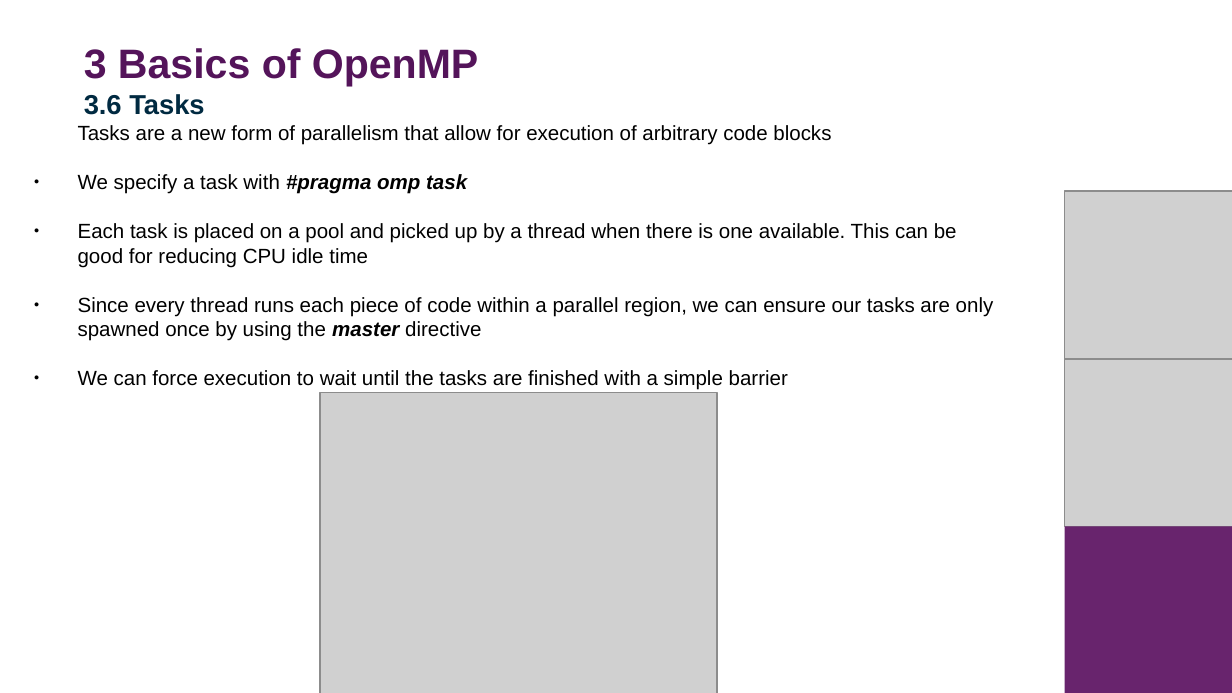
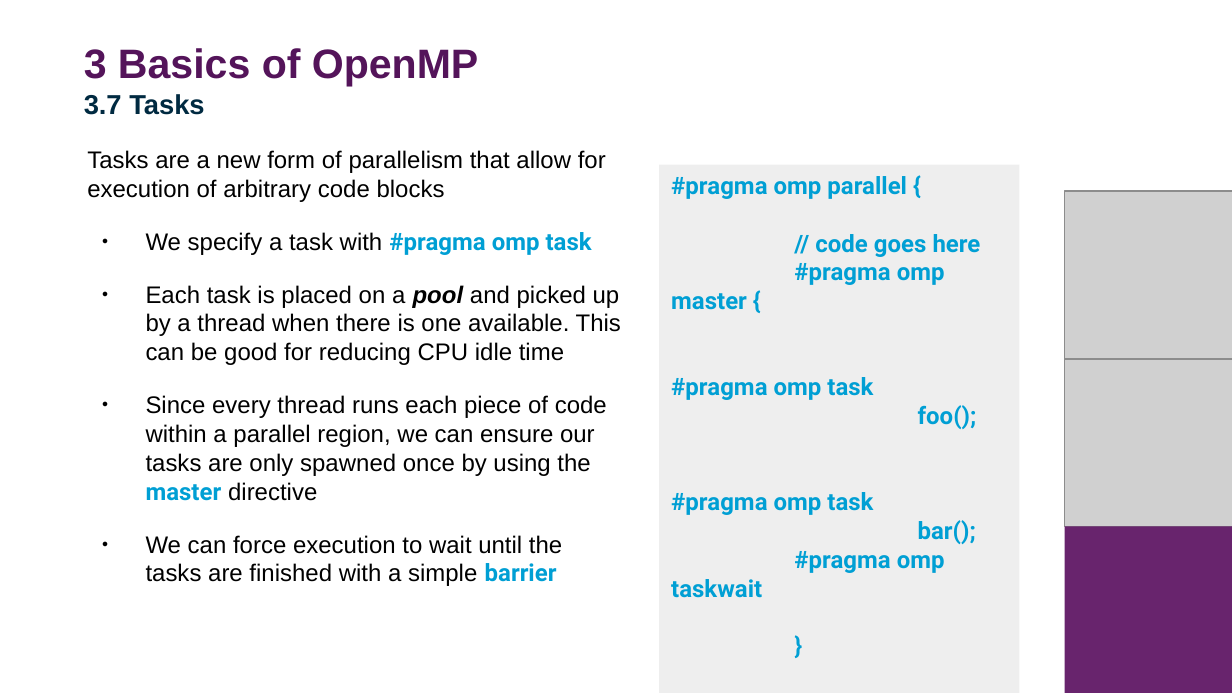
Before and after one commit to DurhamARC-Training/BasicParallelProgramming, a slide deck: slide 74 of OpenMPMPIShortCourse_Winter2025.odp (slide 72 before the commit). Drawn at 1232x693 pixels with LibreOffice and Linux fonts; fonts in the diff are those of the drawing; grey boxes stand for pictures; background and template pictures are left out. Boxes give left, top, right and bottom in pixels: in the first picture for what was removed or moved away, otherwise in the second. Text is boxed around its words. In the diff, an @@ line names an element or a change of style, - is before the commit and + after.

Commit message:
finishing scheduling example and OpenMP slides

```diff
--- a/OpenMPMPIShortCourse_Winter2025.odp
+++ b/OpenMPMPIShortCourse_Winter2025.odp
@@ title at (84, 48, 478, 115): text changed @@
-3 Basics of OpenMP
-3.6 Tasks
+3 Basics of OpenMP
+3.7 Tasks
@@ text "Tasks are a new form ...": place and size @@
-text "Tasks are a new form ..." at (78, 125, 994, 390)
+text "Tasks are a new form ..." at (87, 150, 621, 586)
@@ text "Tasks are a new form ..." at (87, 150, 621, 586): size 12 to 14 pt; font Arial to Roboto, text colour #000000 to #009FD4 in "#pragma omp task", "master", "barrier"; italic off in "#pragma omp task", "master"; bold on in "pool", "barrier"; italic on in "pool"; indent changed @@
@@ rectangle added at (659, 165, 1019, 693), fill #EEEEEE, 14 pt, text #009FD4, bold @@
+#pragma omp parallel {
+// code goes here
+#pragma omp master {
+#pragma omp task
+foo();
+#pragma omp task
+bar();
+#pragma omp taskwait
+}
+}
@@ picture removed at (320, 393, 717, 693) @@
```
Also in this commit, not shown: 15 other slides changed, 6 slides added, 2 slides removed, 2 other files.
